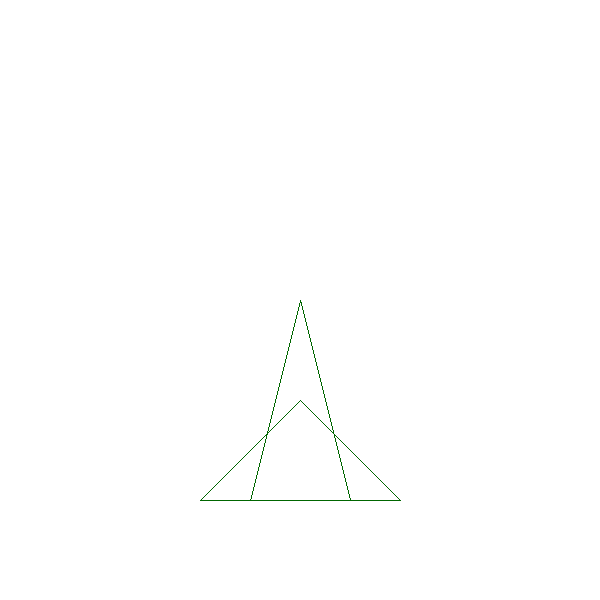
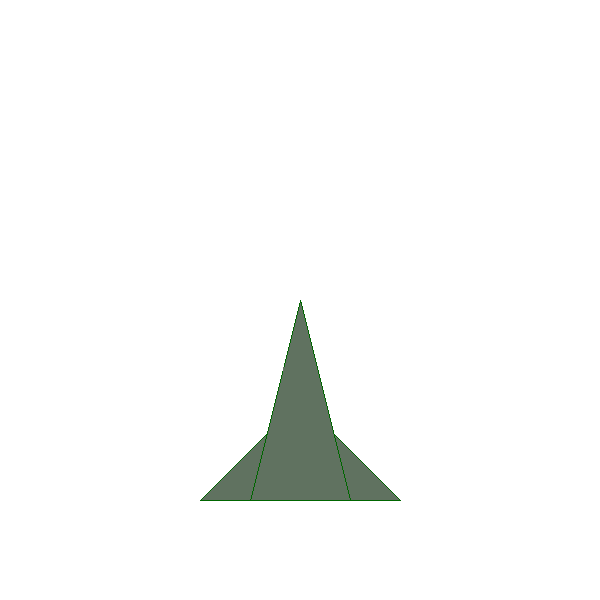
Layers edited between the first and the second 600x600 image:
moved "body" above "wings", painted on it over (250, 303, 351, 500)
painted on "wings" over (202, 401, 399, 500)
